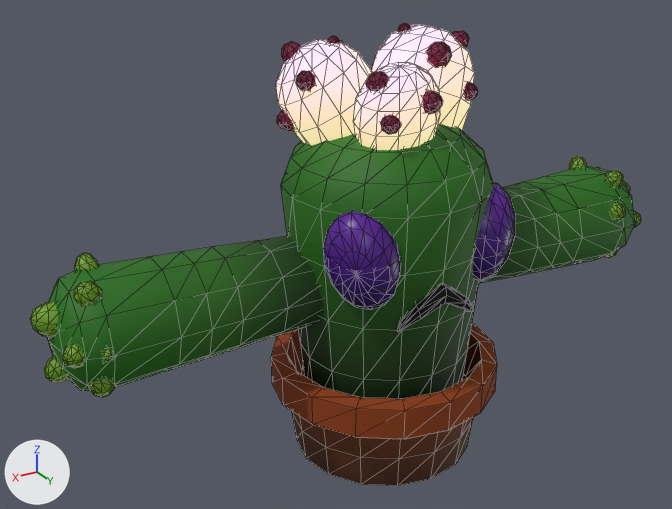
The Blender file BaseFramework 3D/Asset/Models/Enemy/Cactas/Cactas.blend: old version first, new version second.
Both versions are drawn from a 50 mm lens placed at (1.339, 1.964, 1.604), pointed at (0.12, -0.067, 0.588). The axes (+X, +Y, +Z) are drawn at lower left. The lights are the same throughout. The picture after the commit comes second. Mesh edges are drawn as thin lines.

Objects in the first picture: 'Cactus'.
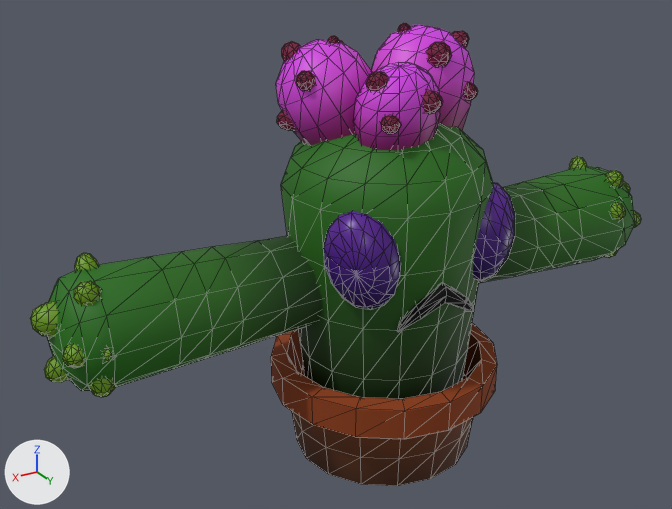
Boxes [x1, y1, x2, y2] around the edits, measured in the pictures (672 x 509 px; the box of a moved part takes in the faces that stretch with it):
'Cactus', recoloured, surface changed, reshaped (darker)
    both: [30, 23, 641, 486]
part 1 of me_cactus, moved or reshaped
    both: [340, 49, 443, 137]

Diff of the bpy script that builds the scene:
```diff
--- a/BaseFramework 3D/Asset/Models/Enemy/Cactas/Cactas.blend.py
+++ b/BaseFramework 3D/Asset/Models/Enemy/Cactas/Cactas.blend.py
@@ mat_emission @@
 mat_emission.texture = img_albedo
-mat_emission.emission_color = (0.799, 0.753, 0.356)  # beige #e7e1a1
-mat_emission.emission_strength = 1.0
@@ me_cactus @@
 # used by ob_cactus; location = (0.0, 0.0, 0.0)
-me_cactus.from_pydata(...)  # 1751 vertices, 2806 faces; spans x -0.95..0.95, y -0.33..0.33, z 0.0..1.2
+me_cactus.from_pydata(...)  # 1773 vertices, 2806 faces; spans x -0.95..0.95, y -0.33..0.33, z 0.0..1.2
+# me_cactus part 1
+# 37 faces are deleted
+# 22 vertices are added at x -0.29..0.11, y -0.11..0.14, z 0.91..1.12
+# 37 new faces join them, mat_emission (picture img_albedo)
 me_cactus.materials.append(mat_pbr_default)
```
